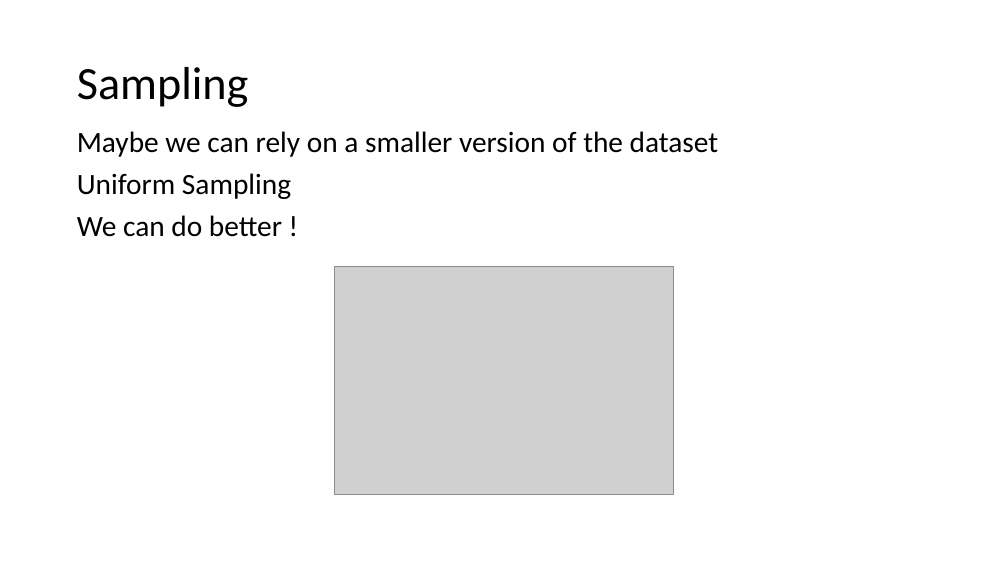
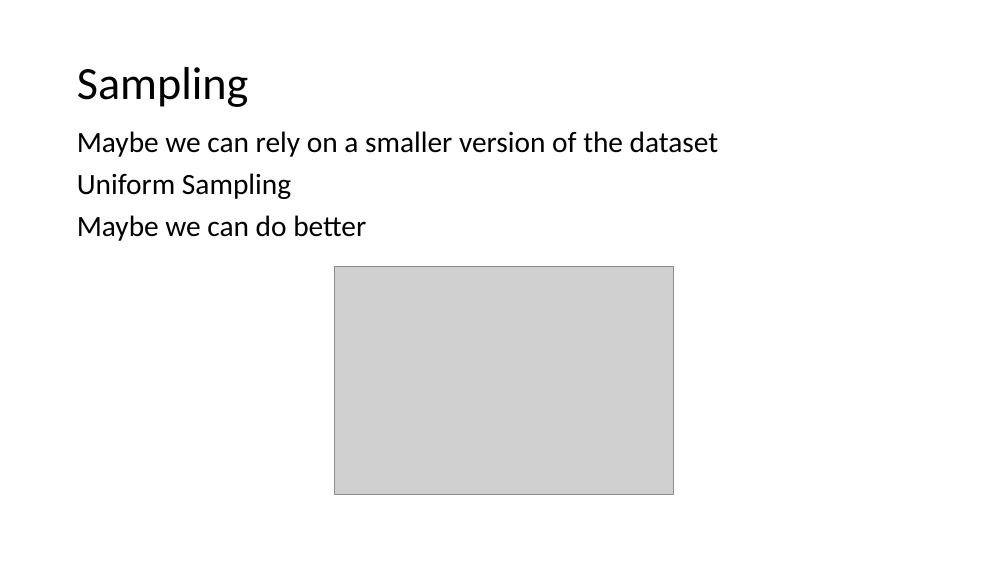
Before and after one commit to criteo-research/master-iasd, a slide deck: slide 9 of module3/session1/class1-part2-local-tricks.pptx (slide 8 before the commit). Drawn at 1008x567 pixels with LibreOffice and Linux fonts; fonts in the diff are those of the drawing; grey boxes stand for pictures. Boxes give left, top, right and bottom in pixels: in the first picture for what was removed or moved away, otherwise in the second. Text is boxed around its words. In the diff, an @@ line names an element or a change of style, - is before the commit and + after.

```diff
--- a/module3/session1/class1-part2-local-tricks.pptx
+++ b/module3/session1/class1-part2-local-tricks.pptx
@@ text at bbox=[77, 215, 366, 241]: text changed @@
-We can do better !
+Maybe we can do better
```
Also in this commit, not shown: 3 other slides changed, 4 slides added, 1 slide removed, 3 other files.
